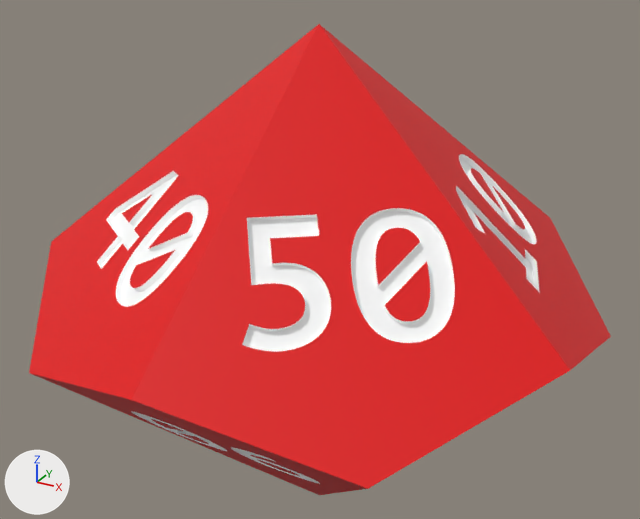
The glTF model static/dice/d100.glb as it was, and as the next commit left it.
Rendered twice from a camera (50 mm lens) standing at (1.364, -2.473, 1.348) and looking at (-0.016, 0.035, 0.093). Arrows for +X, +Y and +Z are at lower left; the lights stay in place. Where no turn or scale is listed for an object, it has been applied to the vertices. Vertices at the same position are counted once.

Objects in the first picture: 'd10.001'.
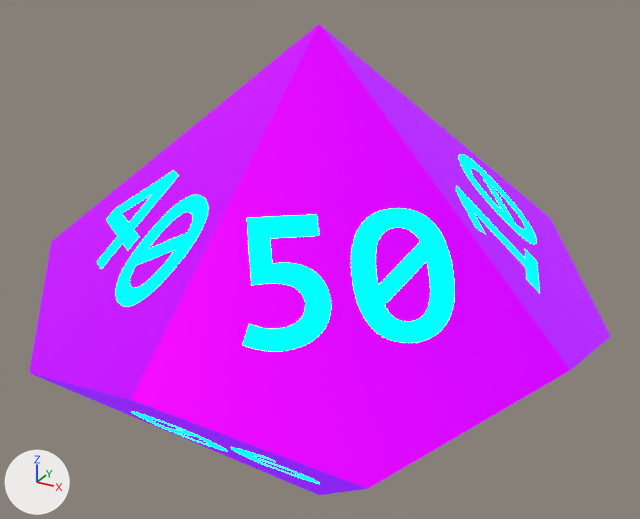
The change, as a diff of the scene's bpy script:
```diff
--- a/static/dice/d100.glb.py
+++ b/static/dice/d100.glb.py
@@ mat_synthwave_blue_number_material @@
+mat_synthwave_blue_number_material = principled_material('synthwave-blue-number-material')
+mat_synthwave_blue_number_material.base_color = (0.0, 0.0, 0.0)  # black #000000
+mat_synthwave_blue_number_material.metallic = 1.0
+mat_synthwave_blue_number_material.roughness = 1.0
+mat_synthwave_blue_number_material.emission_color = (0.0, 1.0, 0.86)  # cyan #00ffef
+mat_synthwave_blue_number_material.emission_strength = 5.0
@@ mat_synthwave_pink_dice_material @@
+mat_synthwave_pink_dice_material = principled_material('synthwave-pink-dice-material')
+mat_synthwave_pink_dice_material.base_color = (0.8, 0.0, 0.788)  # pink #e700e6
+mat_synthwave_pink_dice_material.metallic = 0.9
+mat_synthwave_pink_dice_material.emission_color = (0.136, 0.0, 0.75)  # purple #6700e1
+mat_synthwave_pink_dice_material.emission_strength = 1.0
@@ me_cone_007 @@
 me_cone_007.from_pydata(...)  # 10762 vertices, 21500 faces; spans x -0.95..0.95, y -1.0..1.0, z -0.31..1.5
 # used by ob_d10_001; location = (0.0, 0.0, -0.59)
+# me_cone_007 part 1: all 5376 faces that had it switch from mat_dice_material (red #e70002) to mat_synthwave_pink_dice_material (pink #e700e6)
+# me_cone_007 part 2: all 16124 faces that had it switch from mat_numbers_material (white #ffffff) to mat_synthwave_blue_number_material (black #000000)
```

Pixel boxes (x1, y1, x2, y2) of what changed, in the pictures (640 x 519 px):
part 1 of me_cone_007, recoloured (red to purple)
    both: (29, 24, 611, 495)
part 2 of me_cone_007, recoloured (white to cyan)
    both: (97, 154, 540, 484)
